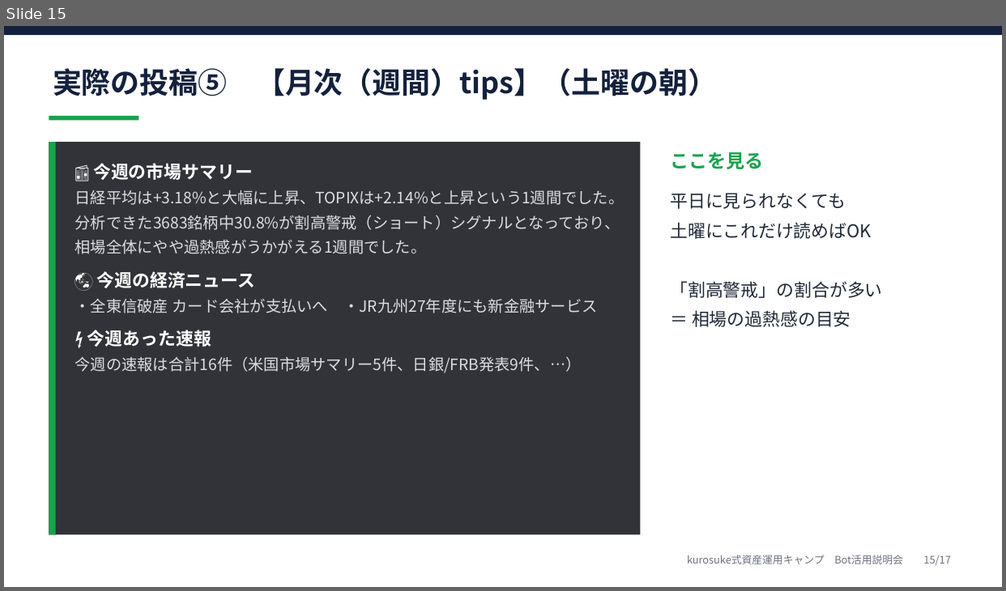
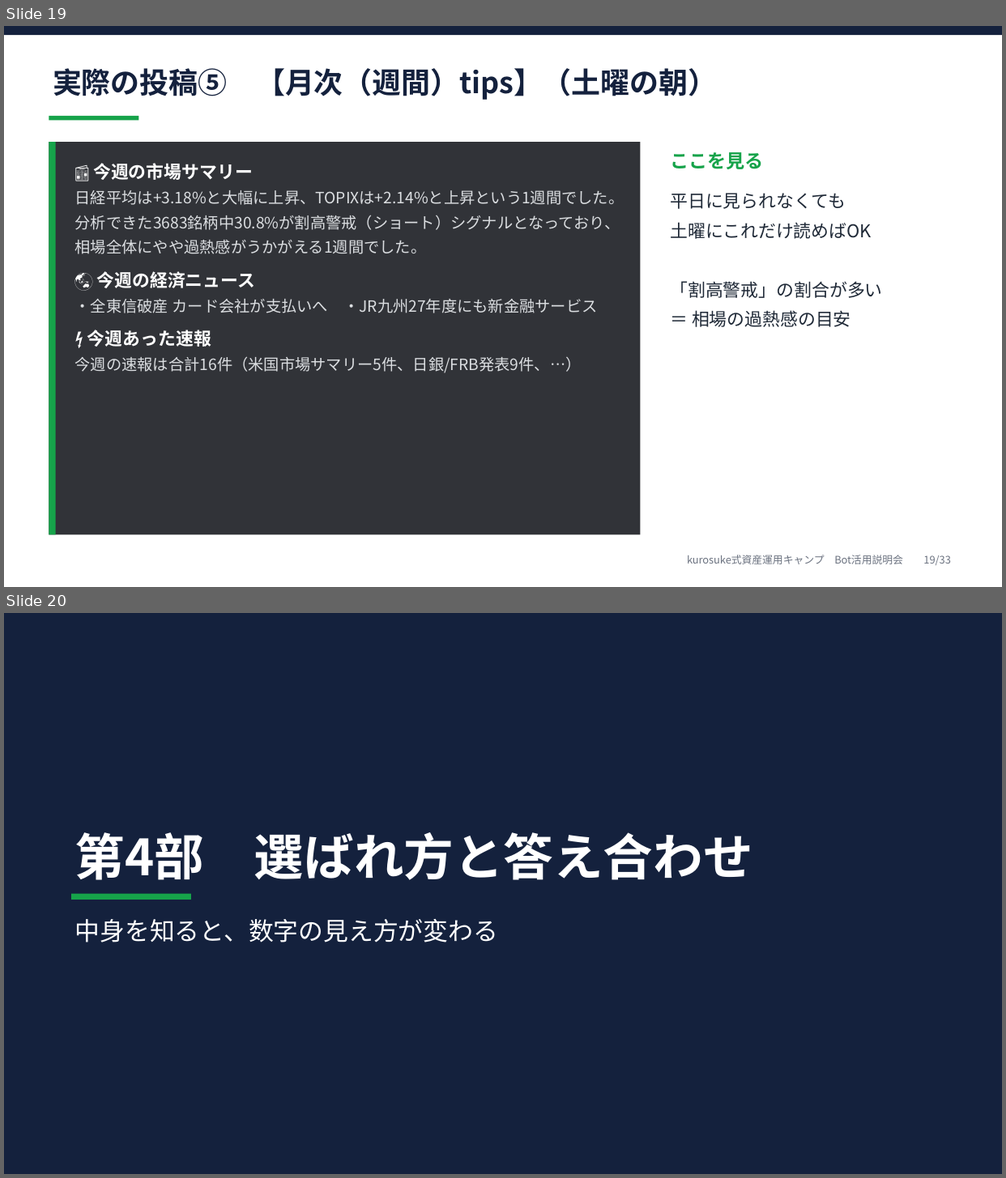
Before and after one commit to kurosuke26/Trading-Signal-Bot-Kurosuke, a slide deck: docs/camp_briefing/camp_briefing.pptx. Shown one above the other, each under a label of ours: slide 15 before the commit, slides 19 and 20 after it. The pictures are 1006x591 and 1006x1178 pixels, drawn with LibreOffice and Linux fonts; fonts in the diff are those of the drawing. Boxes give left, top, right and bottom in pixels: in the first picture for what was removed or moved away, otherwise in the second. Text is boxed around its words. In the diff, an @@ line names an element or a change of style, - is before the commit and + after.

```diff
--- a/docs/camp_briefing/camp_briefing.pptx
+++ b/docs/camp_briefing/camp_briefing.pptx
@@ slide 20 added at (4, 613, 1002, 1174), background #FFFFFF @@
@@ rectangle added at (4, 613, 1002, 1174), fill #14213D @@
@@ text added at (75, 833, 753, 880), 48 pt, text #FFFFFF, bold @@
+第4部 選ばれ方と答え合わせ
@@ rectangle added at (71, 894, 191, 900), fill #16A34A @@
@@ text added at (75, 919, 498, 943), 24 pt, text #FFFFFF @@
+中身を知ると、数字の見え方が変わる
@@ what was slide 15 is now slide 19 @@
@@ slide 19 changed as well @@
@@ text at (687, 555, 950, 565): text changed @@
-kurosuke式資産運用キャンプ Bot活用説明会 15/17
+kurosuke式資産運用キャンプ Bot活用説明会 19/33
```
Also in this commit, not shown: 15 other slides changed, 15 other slides added, 2 other files.
